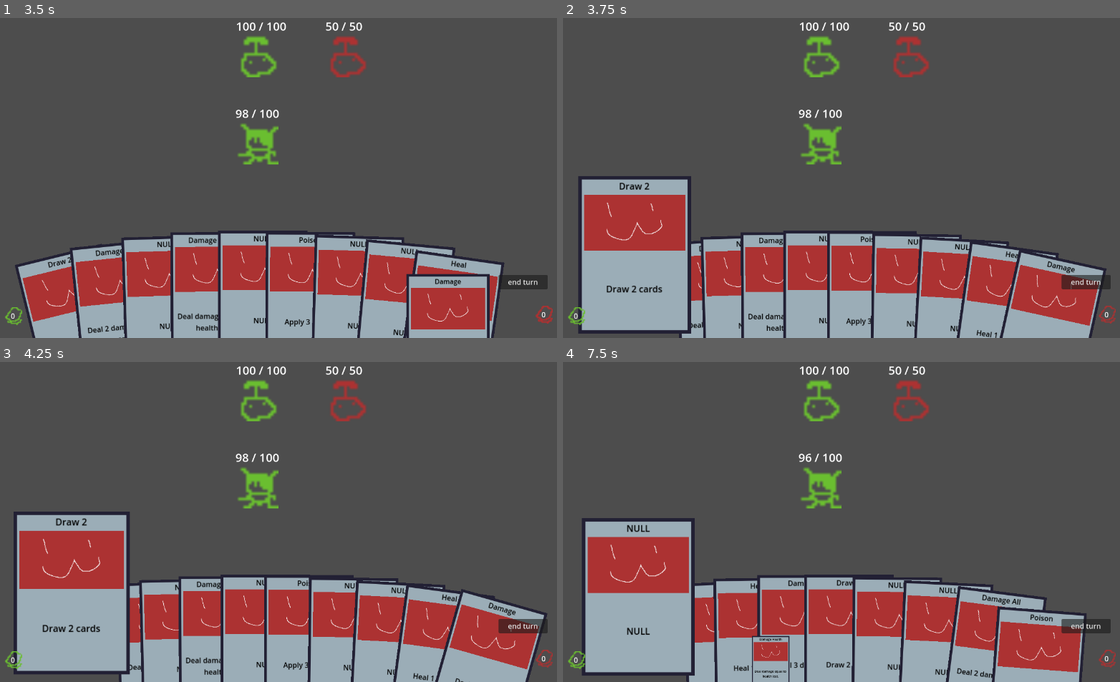
Above: before the commit, frames 1-4 (two rows, left to right).
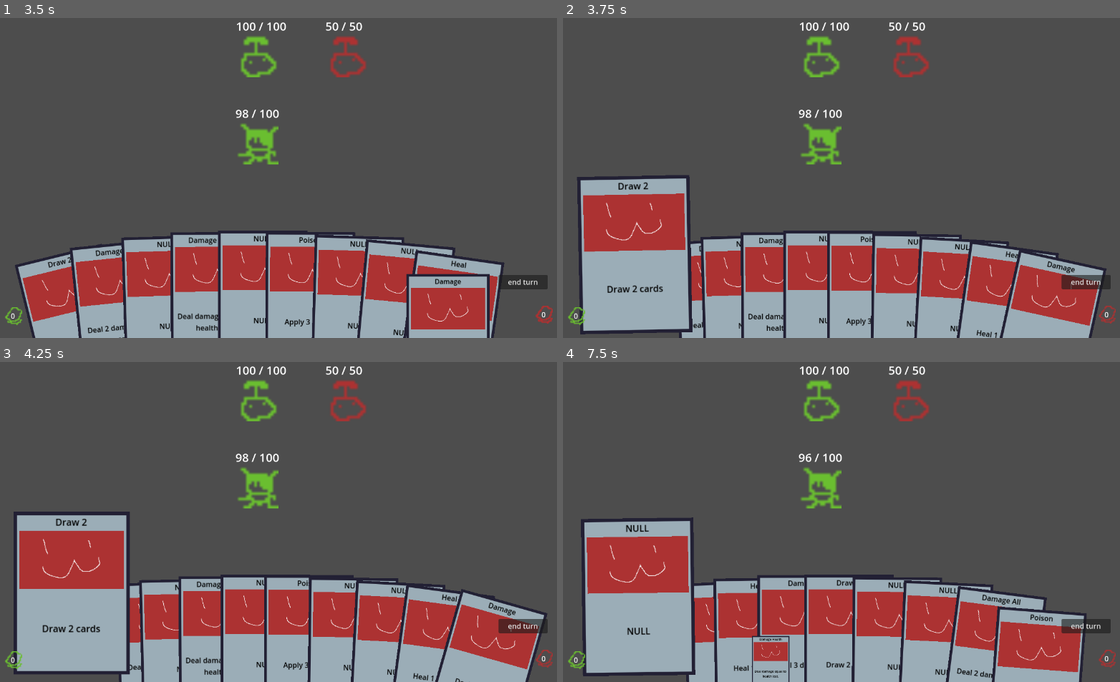
Above: after the commit, the same moments.

Repository: Saplings-Projects/1M_sub
Game: Godot game, scene res://#Scenes/TestingScene.tscn
Two runs of this game, one before a commit and one after it. Both use one fixed random seed, a clock stepped at 60 frames per second and the inputs below.
Inputs (mouse positions are in pixels of both pictures, inside the frame that each line leads up to):
- Up to frame 1 (3.5 s): click (278, 334) at 0.5 s; click "end turn" at 1.25 s; click "0" at 2 s; click "0" at 2.75 s
- Up to frame 2 (3.75 s): click (635, 315) at 3.52 s
- Up to frame 3 (4.25 s): no input
- Up to frame 4 (7.5 s): click "end turn" at 4.25 s; click "10" at 5 s; click "0" at 5.75 s; click "0" at 6.5 s; click (657, 653) at 7.27 s

Frame 1 is identical in both runs. In frame 2, 0.9% of the frame differs, in the area x 2-24%, y 49-99%; in frame 3, 0.2%; in frame 4, 0.7%.

Commit message:
Smooth rotation Hover and Queued states

Diff:
--- a/Cards/Movement State/MoveState_Hovered.gd
+++ b/Cards/Movement State/MoveState_Hovered.gd
@@ -20,4 +20,4 @@
 	offset_desired_position.y += hover_offset
 
 	_state.card.position = _state.card.position.lerp(offset_desired_position, delta * lerp_speed)
-	_state.card.rotation_degrees = 0.0
+	_state.card.rotation_degrees = lerpf(_state.card.rotation_degrees, 0.0, delta * lerp_speed)
--- a/Cards/Movement State/MoveState_Queued.gd
+++ b/Cards/Movement State/MoveState_Queued.gd
@@ -20,4 +20,4 @@
 	offset_desired_position.y += queue_offset
 
 	_state.card.position = _state.card.position.lerp(offset_desired_position, delta * lerp_speed)
-	_state.card.rotation_degrees = 0.0
+	_state.card.rotation_degrees = lerpf(_state.card.rotation_degrees, 0.0, delta * lerp_speed)
